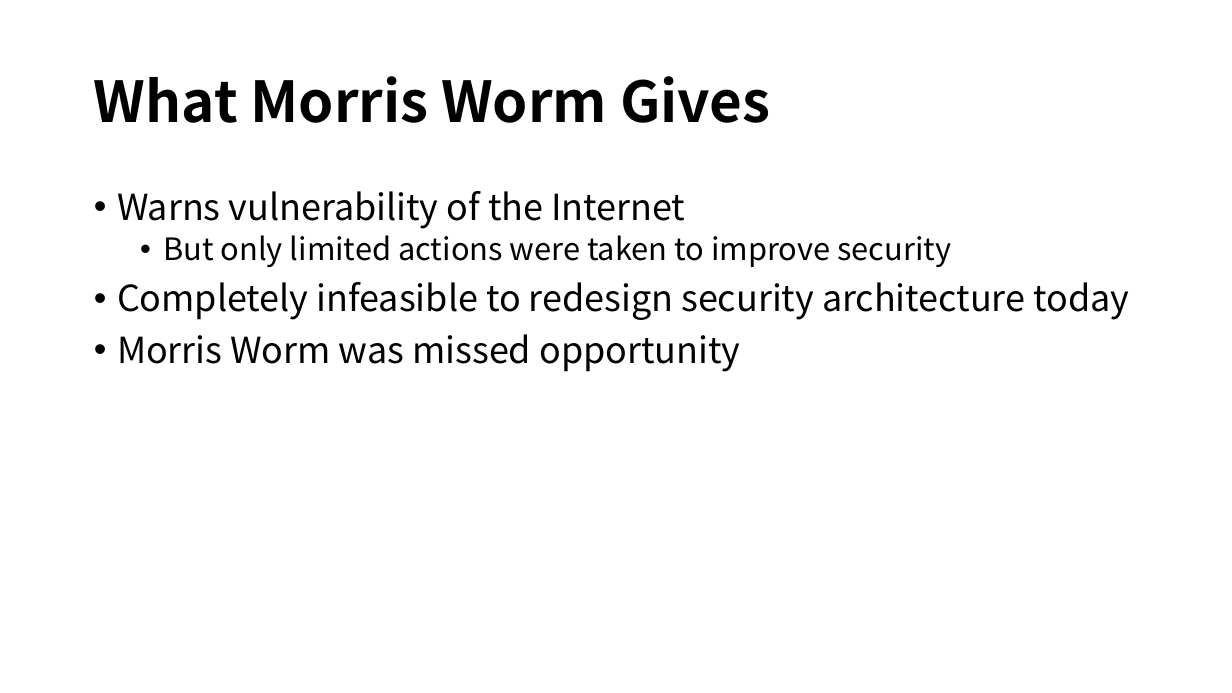
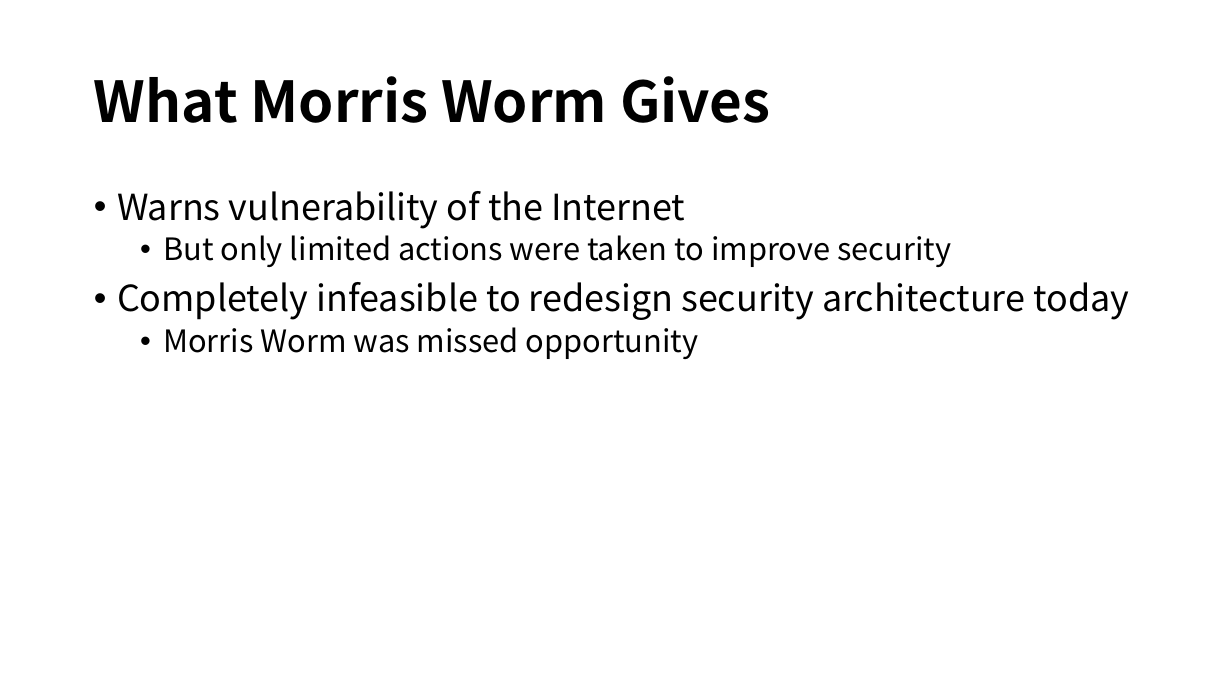
Before and after one commit to b1011dong/InformationSecutiryStudy, a slide deck: slide 12 of HW4/Malware.pptx. Drawn at 1232x693 pixels with LibreOffice and Linux fonts; fonts in the diff are those of the drawing. Boxes give left, top, right and bottom in pixels: in the first picture for what was removed or moved away, otherwise in the second. Text is boxed around its words. In the diff, an @@ line names an element or a change of style, - is before the commit and + after.

Commit message:
HW4 - done

```diff
--- a/HW4/Malware.pptx
+++ b/HW4/Malware.pptx
@@ text at [163,327,699,359]: size 28 to 24 pt in "Morris Worm was missed opportunity"; list level 1 to 2 in "Morris Worm was missed opportunity" @@
```
Also in this commit, not shown: 11 slides added.
